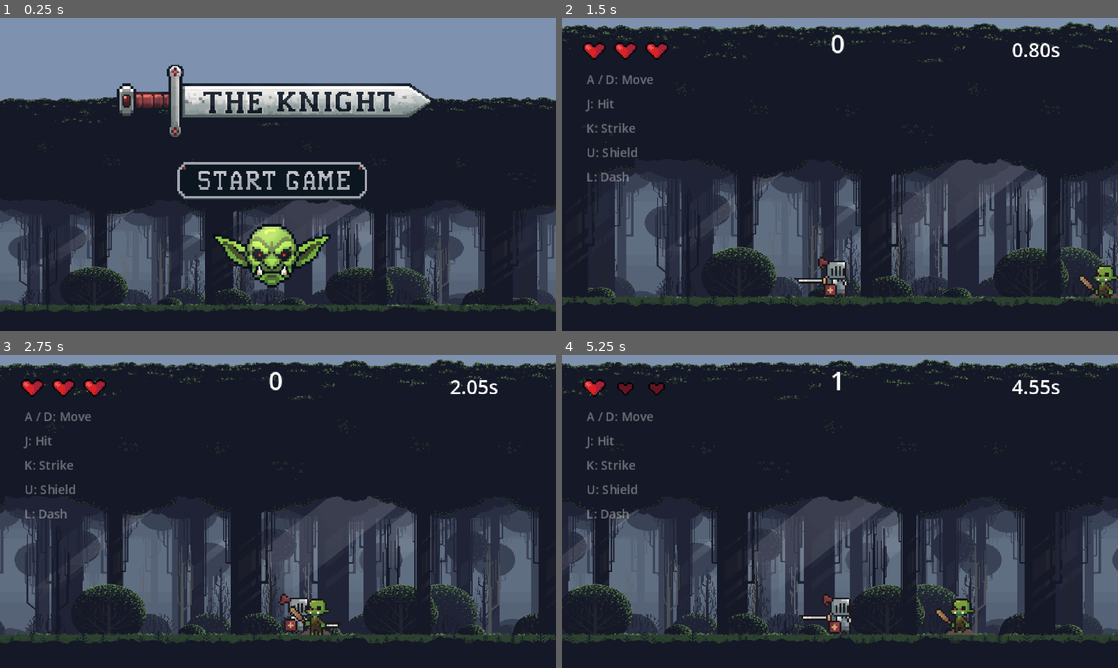
Above: before the commit, frames 1-4 (two rows, left to right).
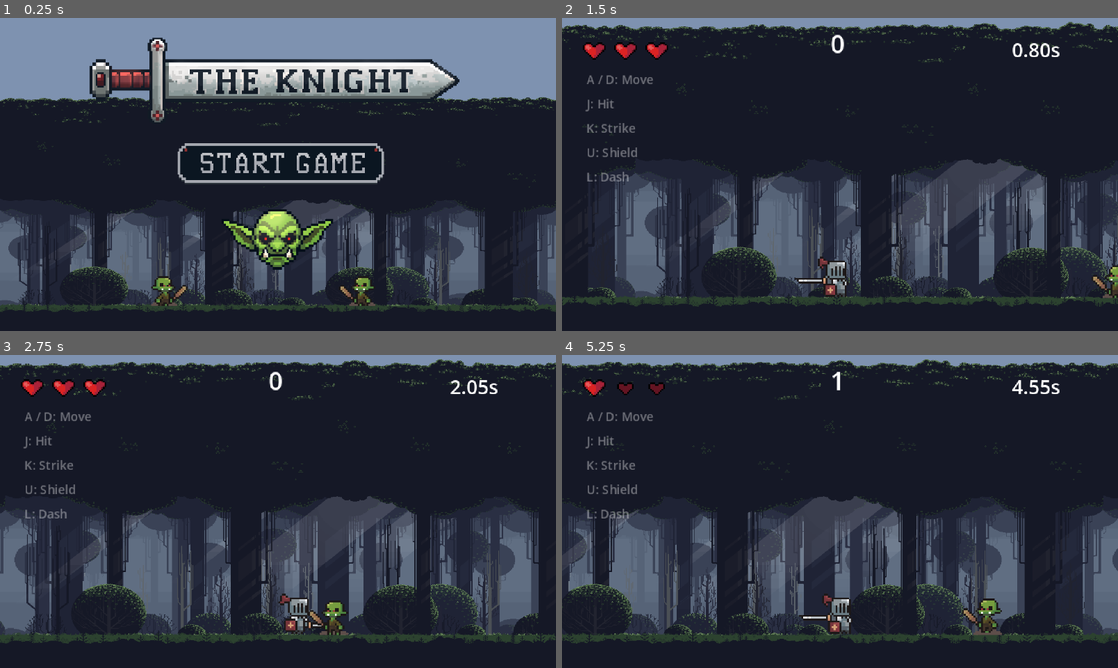
Above: after the commit, the same moments.

Repository: Weililuo/game-mvp
Game: Godot game, scene res://start_menu.tscn
Same seed, same stepped clock (60 frames per second), same inputs: the game is played once before the commit and once after it.
Inputs (mouse positions are in pixels of both pictures, inside the frame that each line leads up to; where the layout moved, square brackets give the same spot in the first picture):
- Up to frame 1 (0.25 s): no input
- Up to frame 2 (1.5 s): click (840, 165) [834, 183] at 0.5 s; tap K at 1.25 s; hold D (move_right) from 1.28 s (still down); tap J (attack_1) at 1.35 s
- Up to frame 3 (2.75 s): keep holding D (move_right); tap K at 2 s; tap Z (attack_2) at 2.1 s
- Up to frame 4 (5.25 s): tap K every 0.75 s from 2.75 to 5 s; release D (move_right) at 2.78 s; hold A (move_left) 2.78-3.53 s; tap L (dash) at 2.85 s; hold D (move_right) 3.53-5.03 s; tap U (shield) at 3.6 s; tap J (attack_1) at 4.35 s; hold A (move_left) from 5.03 s (still down); tap Z (attack_2) at 5.1 s

The runs differ from the first frame. In frame 1, 17% of the frame differs, in the area x 16-83%, y 6-92%; in frame 2, 0.4%; in frame 3, 0.7%; in frame 4, 0.9%.

Commit message:
feat: adjust enemy attributes and add menu goblin functionality

Diff:
--- a/enemies/Enemy.gd
+++ b/enemies/Enemy.gd
@@ -39,7 +39,7 @@
 ## ----------------------------------------------------------------------------
 @export var attack: int = 1                   	## 小怪每次攻击造成的伤害
 @export var max_hp: int = 3                    	## 小怪最大生命
-@export var move_speed: float = 75.0            ## 追击速度（像素/秒）
+@export var move_speed: float = 65.0            ## 追击速度（像素/秒）
 @export var jump_force: float = JUMP_VELOCITY   ## 跳跃速度（负值向上）
 @export var attack_range: float = 14.0          ## 攻击触发范围（像素）
 @export var attack_cd: float = 0.9              ## 攻击结束到下次可攻击的冷却
--- /dev/null
+++ b/enemies/menu_goblin.gd
@@ -0,0 +1,69 @@
+extends CharacterBody2D
+
+@export var move_speed: float = 60.0
+@export var min_x: float = 20.0
+@export var max_x: float = 300.0
+@export var start_direction: float = 1.0
+
+enum State { WALK, IDLE }
+var state: State = State.WALK
+
+var direction: float = 1.0
+var state_timer: float = 0.0
+
+@onready var anim: AnimationPlayer = $AnimationPlayer
+@onready var sprite: Sprite2D = $Sprite2D
+
+func _ready() -> void:
+	direction = start_direction
+	_update_facing()
+	_enter_walk()
+
+func _physics_process(delta: float) -> void:
+	state_timer -= delta
+
+	match state:
+		State.WALK:
+			velocity.x = direction * move_speed
+
+			if position.x >= max_x:
+				position.x = max_x
+				direction = -1.0
+				_update_facing()
+			elif position.x <= min_x:
+				position.x = min_x
+				direction = 1.0
+				_update_facing()
+			elif state_timer <= 0:
+				_enter_idle()
+
+		State.IDLE:
+			velocity.x = 0.0
+			if state_timer <= 0:
+				if position.x >= max_x - 10:
+					direction = -1.0
+				elif position.x <= min_x + 10:
+					direction = 1.0
+				else:
+					if randf() < 0.3:
+						direction *= -1.0
+				_update_facing()
+				_enter_walk()
+
+	move_and_slide()
+
+func _enter_walk() -> void:
+	state = State.WALK
+	state_timer = randf_range(2.0, 4.0)
+	if anim and anim.has_animation("run"):
+		anim.play("run")
+
+func _enter_idle() -> void:
+	state = State.IDLE
+	state_timer = randf_range(0.3, 0.6)
+	if anim and anim.has_animation("idle"):
+		anim.play("idle")
+
+func _update_facing() -> void:
+	if sprite:
+		sprite.scale.x = abs(sprite.scale.x) * direction
--- a/over_menu.gd
+++ b/over_menu.gd
@@ -8,8 +8,6 @@
 
 func _ready() -> void:
 	root.hide()
-	_apply_click_mask(btn_mainmenu)
-	_apply_click_mask(btn_restart)
 
 func _apply_click_mask(button: TextureButton) -> void:
 	var bitmap := BitMap.new()
@@ -56,3 +54,7 @@
 func _disable_buttons() -> void:
 	btn_mainmenu.disabled = true
 	btn_restart.disabled = true
+
+
+func _on_btn_restart_pressed() -> void:
+	pass # Replace with function body.
--- a/over_menu.tscn
+++ b/over_menu.tscn
@@ -8,6 +8,22 @@
 [ext_resource type="Texture2D" uid="uid://dbgy5n07udr5n" path="res://Icons/Buttons/restart_selected.PNG" id="5_hlppi"]
 [ext_resource type="AudioStream" uid="uid://b60hqmqumy6qg" path="res://sounds/game_over_7.wav" id="7_hioch"]
 [ext_resource type="AudioStream" uid="uid://dw1a4ieevu24p" path="res://sounds/button_click.wav" id="8_hlppi"]
+
+[sub_resource type="AtlasTexture" id="AtlasTexture_hv55t"]
+atlas = ExtResource("2_oe6u1")
+region = Rect2(0, 900, 2800, 400)
+
+[sub_resource type="AtlasTexture" id="AtlasTexture_6qblt"]
+atlas = ExtResource("3_pahb5")
+region = Rect2(0, 900, 2800, 400)
+
+[sub_resource type="AtlasTexture" id="AtlasTexture_hioch"]
+atlas = ExtResource("4_hioch")
+region = Rect2(280, 500, 2240, 400)
+
+[sub_resource type="AtlasTexture" id="AtlasTexture_hlppi"]
+atlas = ExtResource("5_hlppi")
+region = Rect2(280, 500, 2240, 400)
 
 [node name="OverMenu" type="CanvasLayer" unique_id=1315820816]
 script = ExtResource("1_oe6u1")
@@ -33,23 +49,23 @@
 
 [node name="Mainmenu" type="TextureButton" parent="Root" unique_id=935122841]
 layout_mode = 0
-offset_left = 90.0
-offset_top = 85.0
-offset_right = 230.0
-offset_bottom = 185.0
-texture_normal = ExtResource("2_oe6u1")
-texture_hover = ExtResource("3_pahb5")
+offset_left = 88.0
+offset_top = 127.0
+offset_right = 229.0
+offset_bottom = 149.0
+texture_normal = SubResource("AtlasTexture_hv55t")
+texture_hover = SubResource("AtlasTexture_6qblt")
 ignore_texture_size = true
 stretch_mode = 5
 
 [node name="Restart" type="TextureButton" parent="Root" unique_id=1697643650]
 layout_mode = 0
-offset_left = 90.0
-offset_top = 85.0
-offset_right = 230.0
-offset_bottom = 185.0
-texture_normal = ExtResource("4_hioch")
-texture_hover = ExtResource("5_hlppi")
+offset_left = 102.0
+offset_top = 108.0
+offset_right = 214.0
+offset_bottom = 129.0
+texture_normal = SubResource("AtlasTexture_hioch")
+texture_hover = SubResource("AtlasTexture_hlppi")
 ignore_texture_size = true
 stretch_mode = 5
 
--- a/start_menu.tscn
+++ b/start_menu.tscn
@@ -4,9 +4,22 @@
 [ext_resource type="Texture2D" uid="uid://c2ycnj04nhovk" path="res://Background/Free Pixel Art Forest/Preview/Background.png" id="1_jwbto"]
 [ext_resource type="Texture2D" uid="uid://p1tps5aue2ss" path="res://Icons/Buttons/Headline.PNG" id="2_v2mkm"]
 [ext_resource type="Texture2D" uid="uid://dfl125ygo348v" path="res://Icons/Buttons/Goblin.PNG" id="3_ctwoq"]
+[ext_resource type="PackedScene" uid="uid://cyxwd6k5eq82c" path="res://enemies/Enemy.tscn" id="3_pgi0o"]
+[ext_resource type="Script" uid="uid://bk4wpeh3jip3j" path="res://enemies/menu_goblin.gd" id="4_73a2t"]
 [ext_resource type="Texture2D" uid="uid://bcore0hfdjpc5" path="res://Icons/Buttons/Start.PNG" id="4_ppfnh"]
 [ext_resource type="AudioStream" uid="uid://tbj58lleoe42" path="res://sounds/start.wav" id="6_7boi2"]
 [ext_resource type="AudioStream" uid="uid://dw1a4ieevu24p" path="res://sounds/button_click.wav" id="7_7boi2"]
+
+[sub_resource type="InputEventKey" id="InputEventKey_7boi2"]
+device = -1
+keycode = 4194309
+
+[sub_resource type="Shortcut" id="Shortcut_hioch"]
+events = [SubResource("InputEventKey_7boi2")]
+
+[sub_resource type="AtlasTexture" id="AtlasTexture_7boi2"]
+atlas = ExtResource("4_ppfnh")
+region = Rect2(0, 0, 2240, 1100)
 
 [node name="StartMenu" type="Control" unique_id=136216803]
 layout_mode = 3
@@ -27,6 +40,17 @@
 texture = ExtResource("1_jwbto")
 expand_mode = 1
 
+[node name="MenuGoblin" parent="." unique_id=302419763 instance=ExtResource("3_pgi0o")]
+position = Vector2(79, 168)
+disable_mode = 2
+collision_layer = 0
+collision_mask = 0
+script = ExtResource("4_73a2t")
+move_speed = 60.0
+min_x = 20.0
+max_x = 300.0
+start_direction = 1.0
+
 [node name="Headline" type="TextureRect" parent="." unique_id=1237560109]
 layout_mode = 1
 anchors_preset = 8
@@ -34,10 +58,10 @@
 anchor_top = 0.5
 anchor_right = 0.5
 anchor_bottom = 0.5
-offset_left = -106.0
-offset_top = -90.0
-offset_right = 100.0
-offset_bottom = 13.0
+offset_left = -124.0
+offset_top = -110.0
+offset_right = 116.0
+offset_bottom = 10.0
 grow_horizontal = 2
 grow_vertical = 2
 texture = ExtResource("2_v2mkm")
@@ -50,10 +74,10 @@
 anchor_top = 0.5
 anchor_right = 0.5
 anchor_bottom = 0.5
-offset_left = -40.0
-offset_top = 18.0
-offset_right = 36.800003
-offset_bottom = 78.0
+offset_left = -35.0
+offset_top = 10.0
+offset_right = 37.960007
+offset_bottom = 67.0
 grow_horizontal = 2
 grow_vertical = 2
 texture = ExtResource("3_ctwoq")
@@ -66,13 +90,15 @@
 anchor_top = 0.5
 anchor_right = 0.5
 anchor_bottom = 0.5
-offset_left = -125.0
-offset_top = -31.0
-offset_right = 118.33331
-offset_bottom = 42.0
+offset_left = -129.0
+offset_top = -44.0
+offset_right = 127.66666
+offset_bottom = 33.0
 grow_horizontal = 2
 grow_vertical = 2
-texture_normal = ExtResource("4_ppfnh")
+shortcut = SubResource("Shortcut_hioch")
+shortcut_in_tooltip = false
+texture_normal = SubResource("AtlasTexture_7boi2")
 ignore_texture_size = true
 stretch_mode = 5
 
@@ -85,4 +111,15 @@
 stream = ExtResource("7_7boi2")
 volume_db = -8.0
 
+[node name="MenuGoblin2" parent="." unique_id=817102195 instance=ExtResource("3_pgi0o")]
+position = Vector2(224, 168)
+disable_mode = 2
+collision_layer = 0
+collision_mask = 0
+script = ExtResource("4_73a2t")
+move_speed = 60.0
+min_x = 40.0
+max_x = 280.0
+start_direction = -1.0
+
 [connection signal="pressed" from="Start" to="." method="_on_start_pressed"]
